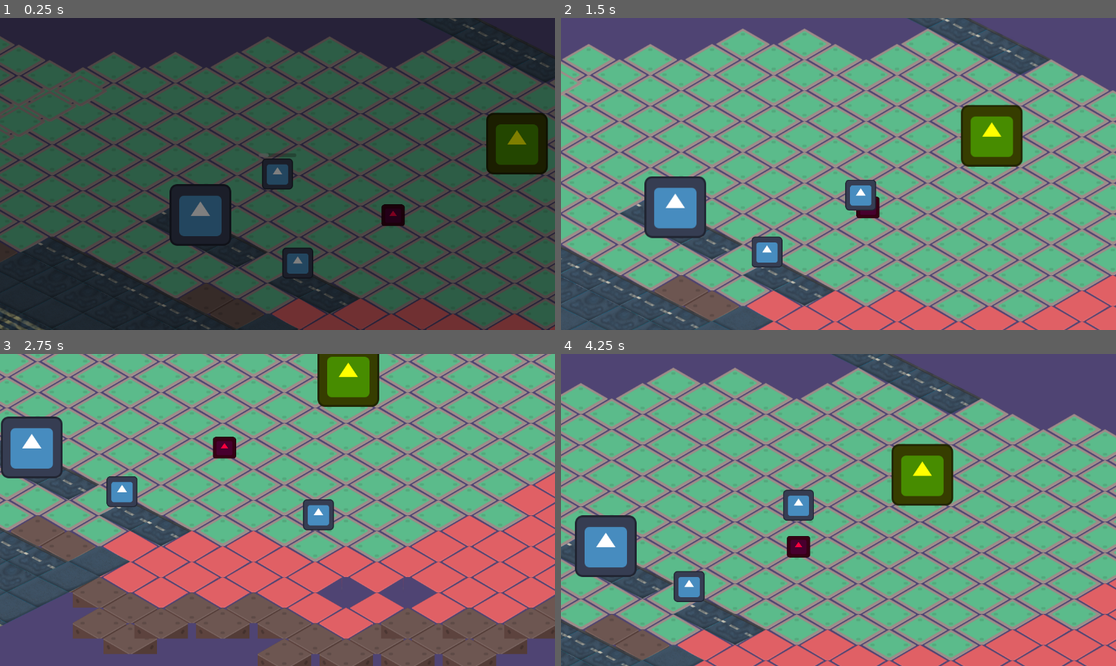
Above: before the commit, frames 1-4 (two rows, left to right).
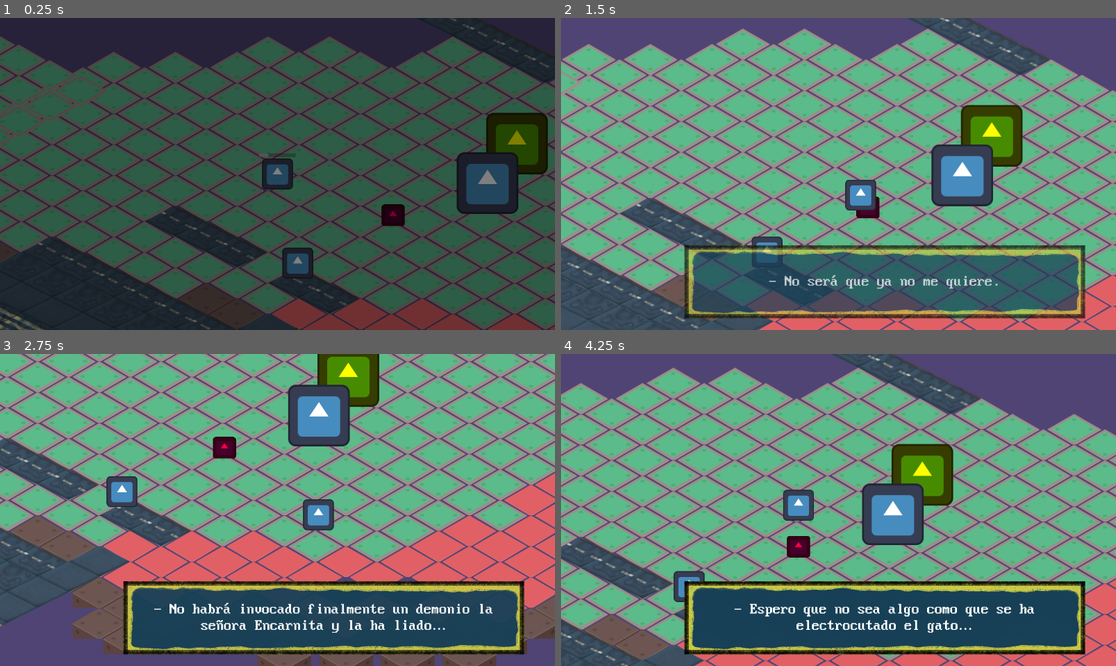
Above: after the commit, the same moments.

Repository: ManuelOteroFernandez/corujam2
Game: Godot game, scene res://testing_level.tscn
Two runs of this game, one before a commit and one after it. Both use one fixed random seed, a clock stepped at 60 frames per second and the inputs below. The engine's default icon, where the game draws it, is replaced by a stand-in: a white triangle on a blue panel in a dark square.
Inputs:
- Up to frame 1 (0.25 s): no input
- Up to frame 2 (1.5 s): tap Enter (ui_accept) at 0.5, 0.6, 0.77, 1.07 s; hold D (move_right) 0.53-1.28 s; hold S (move_down) from 1.28 s (still down); tap E (interact) at 1.35 s
- Up to frame 3 (2.75 s): tap Enter (ui_accept) at 1.52, 1.55, 1.82, 2.1 s; release S (move_down) at 2.03 s; hold D (move_right) from 2.03 s (still down)
- Up to frame 4 (4.25 s): release D (move_right) at 2.78 s; hold W (move_up) 2.78-3.53 s; tap E (interact) at 2.85 s; tap Enter (ui_accept) at 3.02, 3.05, 3.32, 3.6, 3.77, 4.07 s; hold A (move_left) from 3.53 s (still down)

The runs differ from the first frame. In frame 1, 3.8% of the frame differs, in the area x 30-94%, y 42-74%; in frame 2, 20%; in frame 3, 21%; in frame 4, 21%, in the area x 2-95%, y 41-97%.

Commit message:
Message manager

Diff:
--- a/npc/npc_path.gd
+++ b/npc/npc_path.gd
@@ -15,7 +15,7 @@
 	is_running = true
 
 func stop():
-	manolo_stop_signal.emit(stop_points[current_goal])
+	manolo_stop_signal.emit()
 	is_running = false
 	if current_goal < stop_points.size() - 1:
 		current_goal += 1
--- a/testing_level.tscn
+++ b/testing_level.tscn
@@ -11,6 +11,7 @@
 [ext_resource type="PackedScene" uid="uid://c2dygt54i7mod" path="res://checkpoint.tscn" id="8_pdwrp"]
 [ext_resource type="PackedScene" uid="uid://dvj63ppnphvwh" path="res://ux/death_screen.tscn" id="11_oob0o"]
 [ext_resource type="PackedScene" uid="uid://b7wrhg522blx" path="res://win_area.tscn" id="12_m1pso"]
+[ext_resource type="PackedScene" uid="uid://ukefjid0axkw" path="res://ux/message_manager.tscn" id="12_teejf"]
 
 [sub_resource type="RectangleShape2D" id="RectangleShape2D_n3hra"]
 size = Vector2(126, 73)
@@ -67,7 +68,7 @@
 [node name="NPC_path" parent="." unique_id=881674550 instance=ExtResource("7_50fuq")]
 position = Vector2(552, 103)
 curve = SubResource("Curve2D_nha3r")
-stop_points = Array[float]([9999.0])
+stop_points = Array[float]([200.0, 9999.0])
 metadata/_edit_lock_ = true
 
 [node name="DeathScreen" parent="." unique_id=1930916143 instance=ExtResource("11_oob0o")]
@@ -75,4 +76,7 @@
 [node name="transition_screen" parent="." unique_id=1655704161 instance=ExtResource("5_th68x")]
 
 [node name="WinArea" parent="." unique_id=567062255 instance=ExtResource("12_m1pso")]
-position = Vector2(508, 179)
+position = Vector2(1104, 113)
+
+[node name="MessageManager" parent="." unique_id=132074892 node_paths=PackedStringArray("npc_path") instance=ExtResource("12_teejf")]
+npc_path = NodePath("../NPC_path")
--- /dev/null
+++ b/ux/message_manager.gd
@@ -0,0 +1,26 @@
+extends CanvasLayer
+
+@export var npc_path: NpcPath
+@export var text_list: Array[String]
+
+@onready var text: RichTextLabel = $Control/NinePatchRect/RichTextLabel
+@onready var control: Control = $Control
+@onready var timer: Timer = $Timer
+
+func _ready() -> void:
+	npc_path.manolo_stop_signal.connect(on_manolo_stop)
+
+func on_manolo_stop():
+	show_message()
+
+func show_message():
+	text.text = text_list.pick_random()
+	var tw = create_tween()
+	tw.tween_property(control,"modulate:a",1,1)
+
+	timer.start()
+
+func hide_message():
+	var tw = create_tween()
+	tw.tween_property(control,"modulate:a",0,1)
+	npc_path.run()
--- a/ux/message_manager.tscn
+++ b/ux/message_manager.tscn
@@ -1,11 +1,15 @@
 [gd_scene format=3 uid="uid://ukefjid0axkw"]
 
+[ext_resource type="Script" uid="uid://f1la477berwo" path="res://ux/message_manager.gd" id="1_6o0gr"]
 [ext_resource type="Texture2D" uid="uid://w4ykkbt58gra" path="res://Assets/UI/Cuadro de diálogo.png" id="1_w6iqp"]
 [ext_resource type="FontFile" uid="uid://p7x1ooaaecr7" path="res://ux/Web437_Trident_8x16.woff" id="2_olj0w"]
 
 [node name="MessageManager" type="CanvasLayer" unique_id=132074892]
+script = ExtResource("1_6o0gr")
+text_list = Array[String](["- Pufffff.", "- Qué será eso que me quiere decir.", "- ¿Qué tan importante es para que me lo tenga que decir en persona sí o sí?", "- Espero que no sea algo como que se ha electrocutado el gato…", "- O que el perro se comió mi alijo de chocolate… Doble tragedia…", "- Ahora que lo pienso, la lavadora ya empezaba a hacer ruidos raros.", "- Hoy ha tenido que ir a revisión al médico…", "- Su *familiar* no se encontraba muy bien, espero que no le pasase nada.", "- No habrá invocado finalmente un demonio la señora Encarnita y la ha liado…", "- Me ha llegado una carta de desahucio… Nunca me fié de nuestro casero", "- Por favor que no se haya roto el ordenador… Con la que está cayendo por culpa de la IA.", "- No será que ya no me quiere.", "- Que no sea terminal, por el amor de dios…"])
 
 [node name="Control" type="Control" parent="." unique_id=1748219946]
+modulate = Color(1, 1, 1, 0)
 layout_mode = 3
 anchors_preset = 15
 anchor_right = 1.0
@@ -46,3 +50,8 @@
 horizontal_alignment = 1
 vertical_alignment = 1
 metadata/_edit_use_anchors_ = true
+
+[node name="Timer" type="Timer" parent="." unique_id=2142963588]
+wait_time = 5.0
+
+[connection signal="timeout" from="Timer" to="." method="hide_message"]
Not shown, added: ux/message_manager.gd.uid
